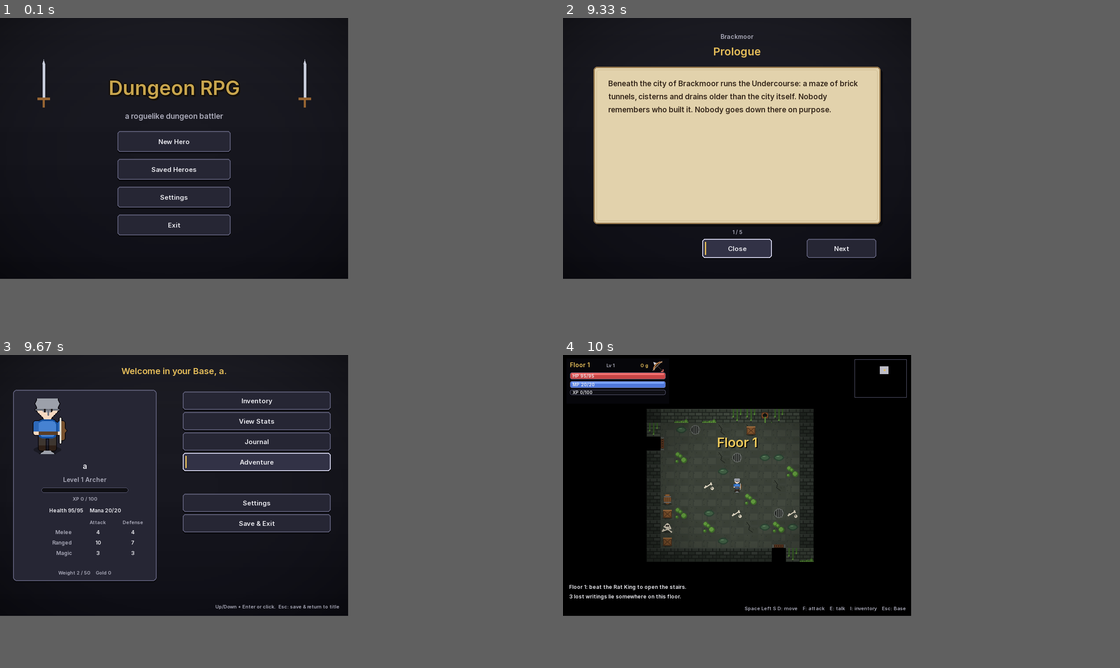
Above: before the commit, frames 1-4 (two rows, left to right).
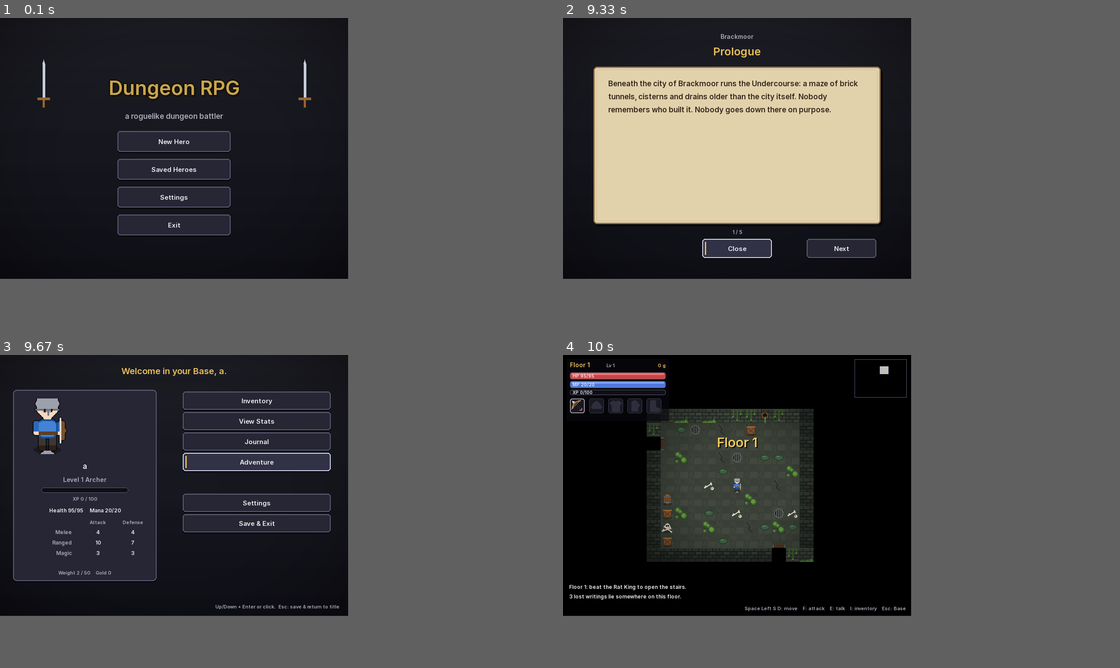
Above: after the commit, the same moments.

Repository: LucKaempfer/RPG_Ai
Game: pygame game, started from main.py
Two runs of this game, one before a commit and one after it. Both use one fixed random seed, a clock stepped at 60 frames per second and the inputs below.
Inputs (mouse positions are in pixels of both pictures, inside the frame that each line leads up to):
- Up to frame 1 (0.1 s): no input
- Up to frame 2 (9.33 s): click (735, 196) at 0.38 s; click (746, 127) at 0.72 s; type "ann" at 1 s; tap Enter at 1.33, 6.87, 8.97 s; hold Right 1.55-2.02 s; move the mouse to (652, 149) at 1.58 s; tap Space at 1.62, 1.92, 2.17, 2.47, 2.73, 3.07, 3.37, 3.5, 3.9, 4.2, 4.9, 5.3, 5.6, 6.13, 7.3, 7.6, 8.13, 8.43, 8.7 s; hold Left 2.1-2.63 s; tap Keypad Enter at 2.25, 3.58, 4.98, 6.22, 7.38, 8.78 s; hold Down 2.67-2.97 s; move the mouse to (629, 208) at 2.7 s; tap 1 at 2.82, 3.98, 5.38 s; hold Left 3-3.4 s; hold Up 3.43-3.8 s; hold Left 3.83-4.47 s; click (774, 68) at 4.55 s; hold Down 4.83-5.2 s; hold Left 5.23-5.7 s; tap Ac Back at 5.73 s; hold Up 6.07-6.37 s; click (735, 249) at 6.45 s; type "a" at 6.73 s; hold Right 7.23-7.7 s; click (802, 124) at 7.78 s; hold Left 8.07-8.6 s; hold Down 8.63-8.93 s
- Up to frame 3 (9.67 s): click (172, 586) at 9.35 s
- Up to frame 4 (10 s): click (819, 461) at 9.68 s

Frames 1-3 are identical in both runs. In frame 4, 0.5% of the frame differs, in the area x 1-20%, y 1-22%.

Commit message:
Show the equipped weapon and armour in the dungeon HUD
The HUD now has a gear strip under the bars: one box each for weapon,
head, torso, hands and feet. An equipped item shows its icon framed in
its rarity colour with its tier (II-IV) in the corner; an empty slot
shows a dim outline. Clicking or tapping the strip opens the inventory,
so it works with the touch controls too.

Co-Authored-By: Claude Opus 5.5 <noreply@anthropic.com>
Claude-Session: https://claude.ai/code/session_01JQPPBaAzcMHE3Ns45n8HMt

Diff:
--- a/pygame_rpg/gui/dungeon_screen.py
+++ b/pygame_rpg/gui/dungeon_screen.py
@@ -35,7 +35,8 @@
 every battle, on Esc and on window close: floor, seed, beaten enemies,
 opened chests, stairs, fog and the hero's spot.  Enemy and chest
 placement follow the seed, so the save only records what changed.
-I opens the inventory (equip, use potions) and comes back to the floor.
+I (or a tap on the HUD's gear strip) opens the inventory (equip, use
+potions) and comes back to the floor.
 Esc returns to the Base *without* resting; the Base's Continue picks
 the run up again, New Adventure (or a defeat) ends it.
 """
@@ -724,7 +725,10 @@
         if settings.pressed(event, "attack"):
             self.attack()
             return None
-        if settings.pressed(event, "inventory"):
+        if settings.pressed(event, "inventory") or (
+                event.type == pygame.MOUSEBUTTONDOWN and event.button == 1
+                and self.hud.gear_rect.collidepoint(event.pos)):
+            # The HUD's gear strip opens the inventory too (tap or click).
             return ("inventory", {"player": self.player, "return_to": self})
         if event.type == pygame.KEYDOWN and event.key == pygame.K_ESCAPE:
             save_player(self.player)
--- a/pygame_rpg/gui/hud.py
+++ b/pygame_rpg/gui/hud.py
@@ -1,6 +1,9 @@
 # pygame_rpg/gui/hud.py
-"""In-dungeon HUD (M4): HP / MP / XP bars, floor, gold, equipped weapon icon
-and a short message log ("+20 XP", "Found: Bow II", ...).
+"""In-dungeon HUD (M4): HP / MP / XP bars, floor, gold, a gear strip with
+what the hero has equipped (weapon, head, torso, hands, feet; an empty
+slot shows as a dim outline) and a short message log ("+20 XP",
+"Found: Bow II", ...).  Clicking / tapping the gear strip opens the
+inventory (the dungeon screen checks ``Hud.gear_rect``).
 
 The minimap is drawn by ``Dungeon.draw_minimap``; the dungeon screen
 places it next to this overlay.
@@ -9,7 +12,9 @@
 import pygame
 
 from ..assets import AssetManager
-from .screen import draw_bar, font, TEXT_COLOR, DIM_TEXT, GOLD
+from ..items import item_by_id
+from .inventory_screen import RARITY_COLOR
+from .screen import draw_bar, font, TEXT_COLOR, DIM_TEXT, GOLD, BORDER_COLOR
 
 HP_COLOR = (200, 70, 70)
 MP_COLOR = (80, 120, 220)
@@ -18,13 +23,23 @@
 MESSAGE_FADE = 1.5      # then fades out over this long
 MAX_MESSAGES = 5
 
+# The gear strip: slot -> item whose icon, as a dim silhouette, marks
+# the slot while it is empty.
+GEAR_SLOTS = (("weapon", "sword"), ("head", "leather_cap"),
+              ("torso", "leather_vest"), ("hands", "leather_gloves"),
+              ("feet", "leather_boots"))
+GEAR_X, GEAR_Y = 16, 100        # top-left of the first slot box
+GEAR_BOX, GEAR_STEP = 34, 44    # box size, distance between boxes
+SLOT_BG = (24, 24, 34)
+TIERS = {2: "II", 3: "III", 4: "IV", 5: "V"}
+
 
 _PANEL = []
 
 
 def _panel():
     if not _PANEL:
-        panel = pygame.Surface((236, 104), pygame.SRCALPHA)
+        panel = pygame.Surface((236, 144), pygame.SRCALPHA)
         panel.fill((10, 10, 16, 170))
         _PANEL.append(panel)
     return _PANEL[0]
@@ -35,6 +50,11 @@
         self.messages = []      # [text, age_seconds]
         self.assets = AssetManager()
         self._icons = {}
+        self._ghosts = {}
+        # Screen rect of the gear strip (set by ``draw``), for taps.
+        self.gear_rect = pygame.Rect(GEAR_X, GEAR_Y,
+                                     GEAR_STEP * (len(GEAR_SLOTS) - 1) + GEAR_BOX,
+                                     GEAR_BOX)
 
     def say(self, text: str) -> None:
         self.messages.append([text, 0.0])
@@ -52,6 +72,36 @@
             self._icons[item.id] = pygame.transform.scale(surf, (32, 32))
         return self._icons[item.id]
 
+    def _ghost(self, item_id):
+        """Dim silhouette of an item's icon (marks an empty slot)."""
+        if item_id not in self._ghosts:
+            surf = self._icon(item_by_id(item_id)).copy()
+            surf.fill((0, 0, 0, 255), special_flags=pygame.BLEND_RGBA_MULT)
+            surf.fill((62, 62, 80, 0), special_flags=pygame.BLEND_RGBA_ADD)
+            surf.set_alpha(150)
+            self._ghosts[item_id] = surf
+        return self._ghosts[item_id]
+
+    def draw_gear(self, surface, player) -> None:
+        """One box per GEAR_SLOTS slot: the equipped item's icon framed in
+        its rarity colour (with its tier, II-V, in the corner), or a dim
+        outline when the slot is empty."""
+        for i, (slot, ghost) in enumerate(GEAR_SLOTS):
+            box = pygame.Rect(GEAR_X + i * GEAR_STEP, GEAR_Y, GEAR_BOX, GEAR_BOX)
+            item = player.equipment.get(slot)
+            pygame.draw.rect(surface, SLOT_BG, box, border_radius=5)
+            rim = (RARITY_COLOR.get(getattr(item, "rarity", ""), BORDER_COLOR)
+                   if item is not None else (60, 60, 76))
+            icon = self._icon(item) if item is not None else self._ghost(ghost)
+            surface.blit(icon, icon.get_rect(center=box.center))
+            pygame.draw.rect(surface, rim, box, 2 if item else 1, border_radius=5)
+            tier = TIERS.get(getattr(item, "level", 1)) if item else None
+            if tier:
+                tag = font(13).render(tier, True, GOLD)
+                r = tag.get_rect(bottomright=(box.right + 3, box.bottom + 3))
+                pygame.draw.rect(surface, SLOT_BG, r.inflate(4, 0), border_radius=3)
+                surface.blit(tag, r)
+
     @staticmethod
     def _bar(surface, x, y, w, h, value, maximum, color, label):
         draw_bar(surface, (x, y, w, h), value, maximum, color, radius=4)
@@ -67,10 +117,7 @@
         lvl = font(18).render(f"Lv {player.lvl}", True, DIM_TEXT)
         surface.blit(lvl, (100, 17))
         gold = font(18).render(f"{player.gold} g", True, GOLD)
-        surface.blit(gold, gold.get_rect(topright=(196, 17)))
-        weapon = player.equipment.get("weapon")
-        if weapon is not None:
-            surface.blit(self._icon(weapon), (204, 12))
+        surface.blit(gold, gold.get_rect(topright=(236, 17)))
         p = player
         self._bar(surface, 16, 40, 220, 16, p.current_hp, p.max_hp, HP_COLOR,
                   f"HP {p.current_hp}/{p.max_hp}")
@@ -78,6 +125,7 @@
                   f"MP {p.current_mp}/{p.max_mp}")
         self._bar(surface, 16, 80, 220, 12, p.xp, p.max_xp, XP_COLOR,
                   f"XP {p.xp}/{p.max_xp}")
+        self.draw_gear(surface, p)
 
         # Message log, bottom left, newest last.
         y = surface.get_height() - 30 - 22 * len(self.messages)
--- /dev/null
+++ b/tests/test_hud_gear.py
@@ -0,0 +1,72 @@
+"""The HUD's gear strip: the equipped weapon and armour show in the
+dungeon, empty slots as dim outlines, and a tap on the strip opens the
+inventory (touch-friendly)."""
+import pygame
+import pytest
+
+from pygame_rpg.gui.hud import Hud, GEAR_SLOTS, GEAR_X, GEAR_Y, GEAR_BOX, GEAR_STEP
+from pygame_rpg.items import item_by_id
+from pygame_rpg.player import Player
+
+
+@pytest.fixture(scope="module")
+def display():
+    from pygame_rpg.gui import screen
+    screen._FONTS.clear()
+    pygame.init()
+    yield pygame.display.set_mode((800, 600))
+    pygame.quit()
+    screen._FONTS.clear()
+
+
+def geared(*ids, lvl=5):
+    p = Player(name="Gear", lvl=lvl)
+    for i in ids:
+        item = item_by_id(i)
+        p.inventory.append(item)
+        p.equip(item)
+    return p
+
+
+def box_centre(i):
+    return (GEAR_X + i * GEAR_STEP + GEAR_BOX // 2, GEAR_Y + GEAR_BOX // 2)
+
+
+def strip(surface):
+    return [tuple(surface.get_at(box_centre(i)))[:3] for i in range(len(GEAR_SLOTS))]
+
+
+def test_gear_strip_covers_weapon_and_armour_slots():
+    assert [s for s, _ in GEAR_SLOTS] == ["weapon", "head", "torso", "hands", "feet"]
+
+
+def test_equipped_items_change_the_strip(display):
+    hud = Hud()
+    bare = pygame.Surface((800, 600))
+    hud.draw(bare, Player(name="Bare"), 1)
+    dressed = pygame.Surface((800, 600))
+    hud.draw(dressed, geared("sword", "iron_helmet", "chainmail",
+                             "leather_gloves", "iron_boots"), 1)
+    # Every slot looks different once something is equipped in it.
+    for a, b in zip(strip(bare), strip(dressed)):
+        assert a != b
+
+
+def test_empty_slot_shows_a_dim_outline(display):
+    hud = Hud()
+    s = pygame.Surface((800, 600))
+    hud.draw(s, geared("sword"), 1)
+    weapon, *empty = strip(s)
+    for px in empty:
+        assert max(px) < 120            # dim silhouette, not a bright icon
+
+
+def test_tapping_the_strip_opens_the_inventory(display, saves):
+    from pygame_rpg.gui.dungeon_screen import DungeonScreen
+    p = geared("sword")
+    ds = DungeonScreen(display, p, seed=3)
+    ds.draw(display)
+    tap = pygame.event.Event(pygame.MOUSEBUTTONDOWN, button=1, pos=box_centre(2))
+    assert ds.handle_event(tap) == ("inventory", {"player": p, "return_to": ds})
+    miss = pygame.event.Event(pygame.MOUSEBUTTONDOWN, button=1, pos=(400, 300))
+    assert ds.handle_event(miss) is None
Not shown, changed: DEVELOPMENT.md
